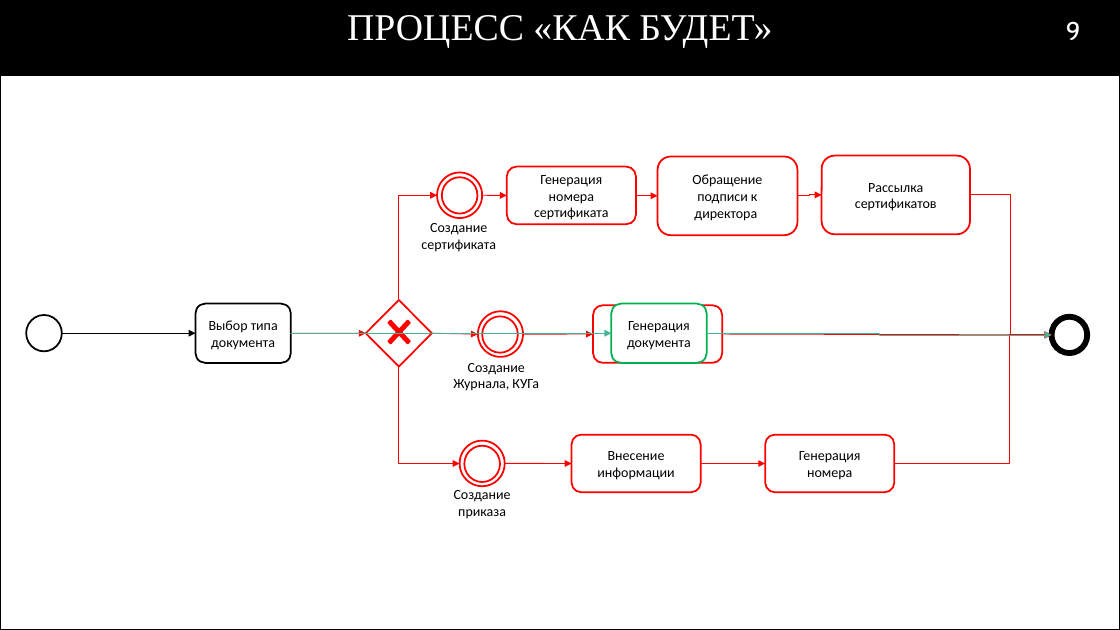
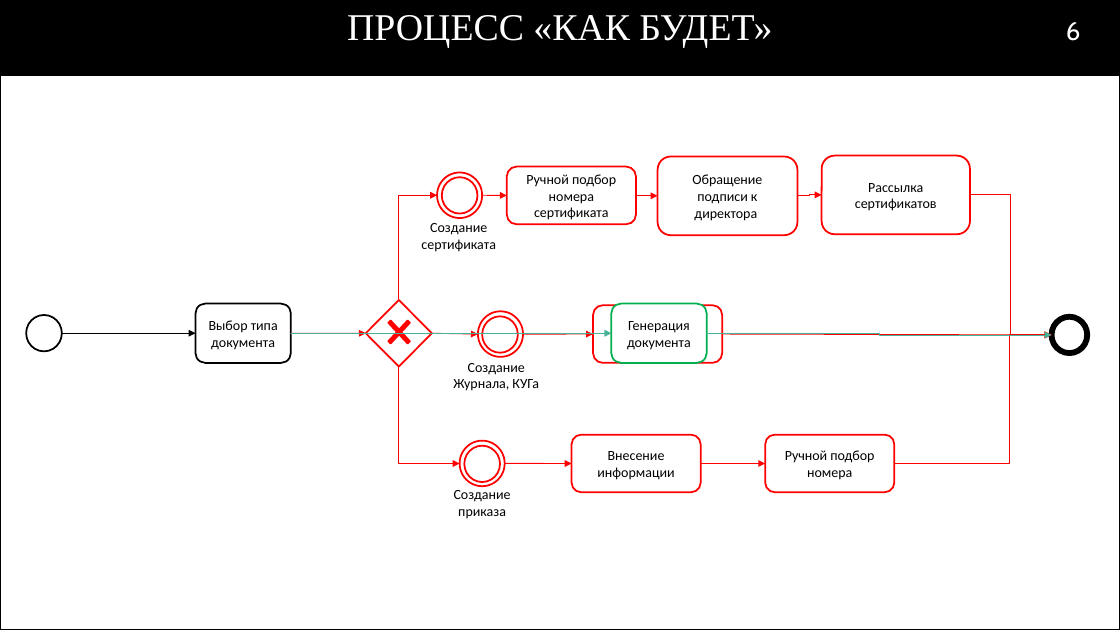
Before and after one commit to RAdKuzur/ASTU, a slide deck: slide 6 of Дипломная работа/Консультации Хоменко/Презентация v5.0 .pptx (slide 9 before the commit). Drawn at 1120x630 pixels with LibreOffice and Linux fonts; fonts in the diff are those of the drawing; background and template pictures are left out. Boxes give left, top, right and bottom in pixels: in the first picture for what was removed or moved away, otherwise in the second. Text is boxed around its words. In the diff, an @@ line names an element or a change of style, - is before the commit and + after.

```diff
--- a/Дипломная работа/Консультации Хоменко/Презентация v5.0 .pptx
+++ b/Дипломная работа/Консультации Хоменко/Презентация v5.0 .pptx
@@ page number at [1066, 22, 1081, 41]: text changed @@
-9
+6
@@ text in rounded rectangle at [526, 174, 616, 220]: text changed @@
-Генерация номера сертификата
+Ручной подбор номера сертификата
@@ text in rounded rectangle at [785, 450, 874, 480]: text changed @@
-Генерация номера
+Ручной подбор номера
```
Also in this commit, not shown: 4 other slides changed, 3 slides removed, 1 other file.
